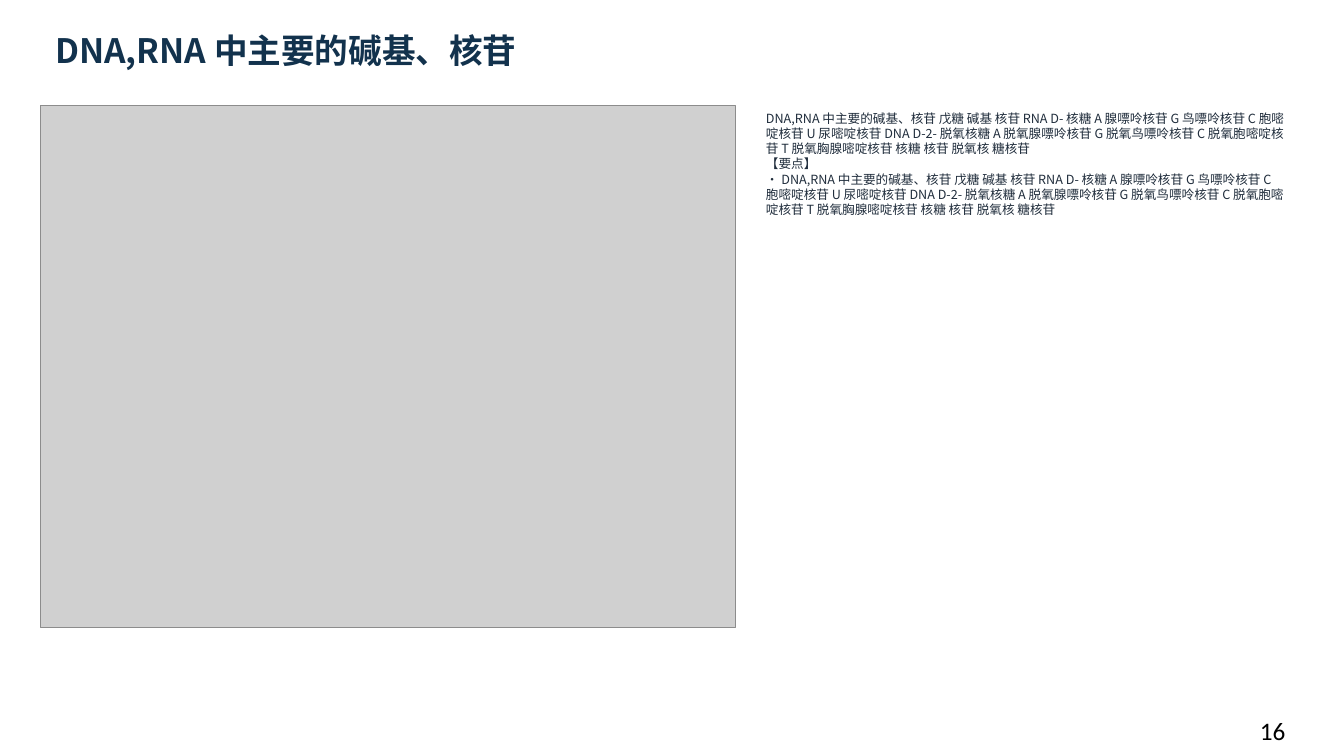
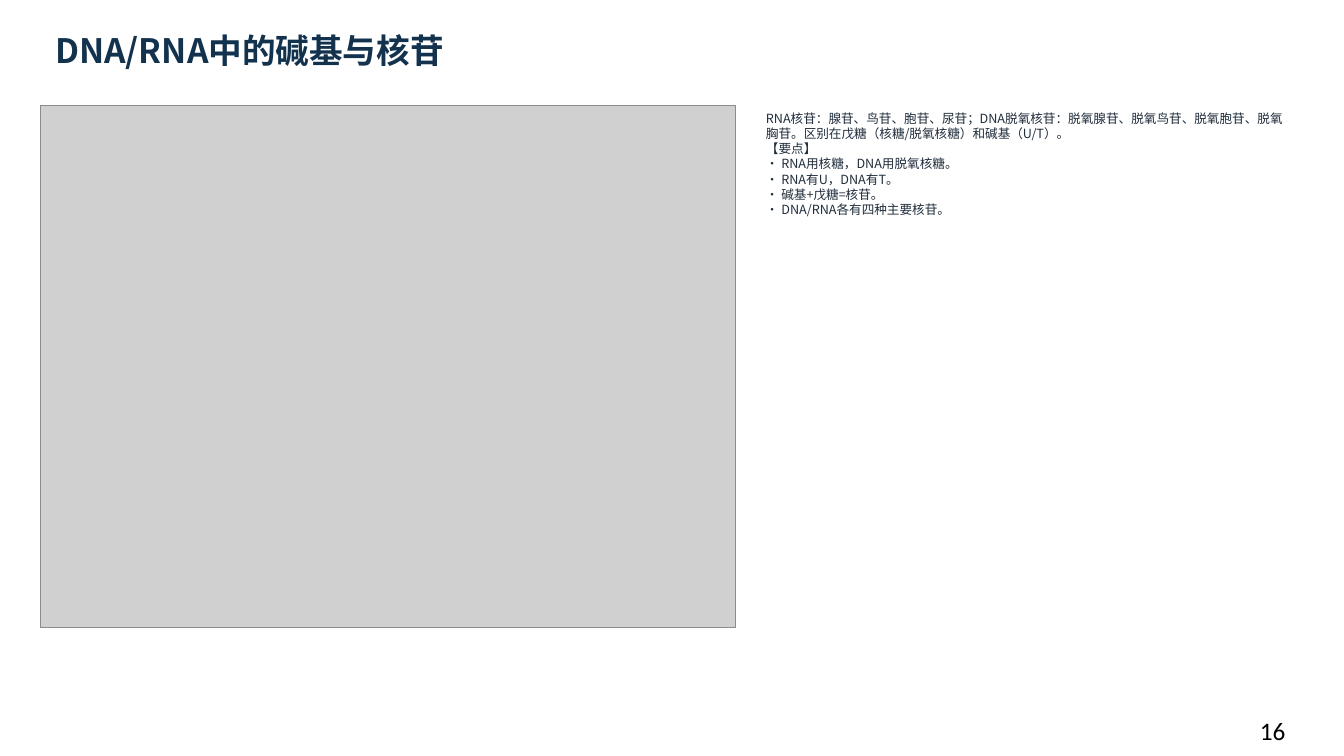
Before and after one commit to newkan-li/Biochemistry, a slide deck: slide 16 of downloads/bc11-ai-style.pptx. Drawn at 1344x756 pixels with LibreOffice and Linux fonts; fonts in the diff are those of the drawing; grey boxes stand for pictures. Boxes give left, top, right and bottom in pixels: in the first picture for what was removed or moved away, otherwise in the second. Text is boxed around its words. In the diff, an @@ line names an element or a change of style, - is before the commit and + after.

```diff
--- a/downloads/bc11-ai-style.pptx
+++ b/downloads/bc11-ai-style.pptx
@@ text at (x1=55, y1=34, x2=444, y2=69): text changed @@
-DNA,RNA 中主要的碱基、核苷
+DNA/RNA中的碱基与核苷
@@ text at (x1=766, y1=112, x2=1283, y2=217): text changed @@
-DNA,RNA 中主要的碱基、核苷 戊糖 碱基 核苷 RNA D- 核糖 A 腺嘌呤核苷 G 鸟嘌呤核苷 C 胞嘧啶核苷 U 尿嘧啶核苷 DNA D-2- 脱氧核糖 A 脱氧腺嘌呤核苷 G 脱氧鸟嘌呤核苷 C 脱氧胞嘧啶核苷 T 脱氧胸腺嘧啶核苷 核糖 核苷 脱氧核 糖核苷
-【要点】
-• DNA,RNA 中主要的碱基、核苷 戊糖 碱基 核苷 RNA D- 核糖 A 腺嘌呤核苷 G 鸟嘌呤核苷 C 胞嘧啶核苷 U 尿嘧啶核苷 DNA D-2- 脱氧核糖 A 脱氧腺嘌呤核苷 G 脱氧鸟嘌呤核苷 C 脱氧胞嘧啶核苷 T 脱氧胸腺嘧啶核苷 核糖 核苷 脱氧核 糖核苷
+RNA核苷：腺苷、鸟苷、胞苷、尿苷；DNA脱氧核苷：脱氧腺苷、脱氧鸟苷、脱氧胞苷、脱氧胸苷。区别在戊糖（核糖/脱氧核糖）和碱基（U/T）。
+【要点】
+• RNA用核糖，DNA用脱氧核糖。
+• RNA有U，DNA有T。
+• 碱基+戊糖=核苷。
+• DNA/RNA各有四种主要核苷。
```
Also in this commit, not shown: 28 other slides changed, 6 other files.
